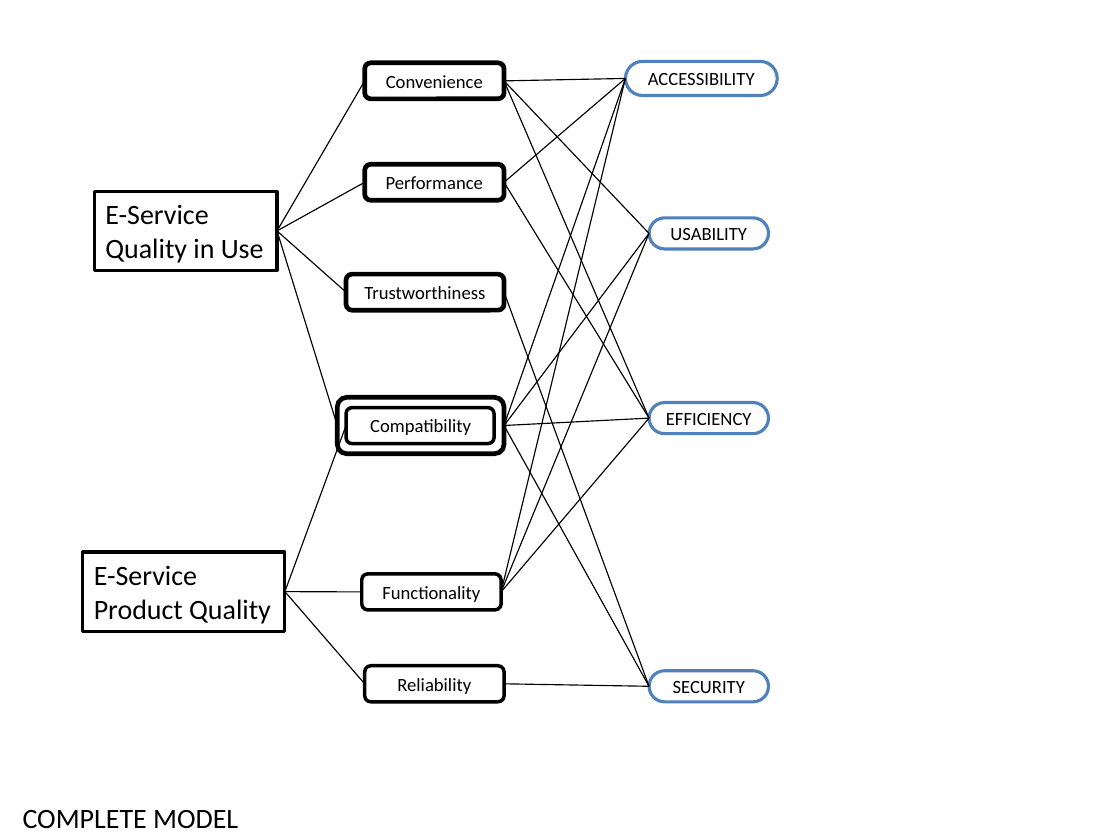
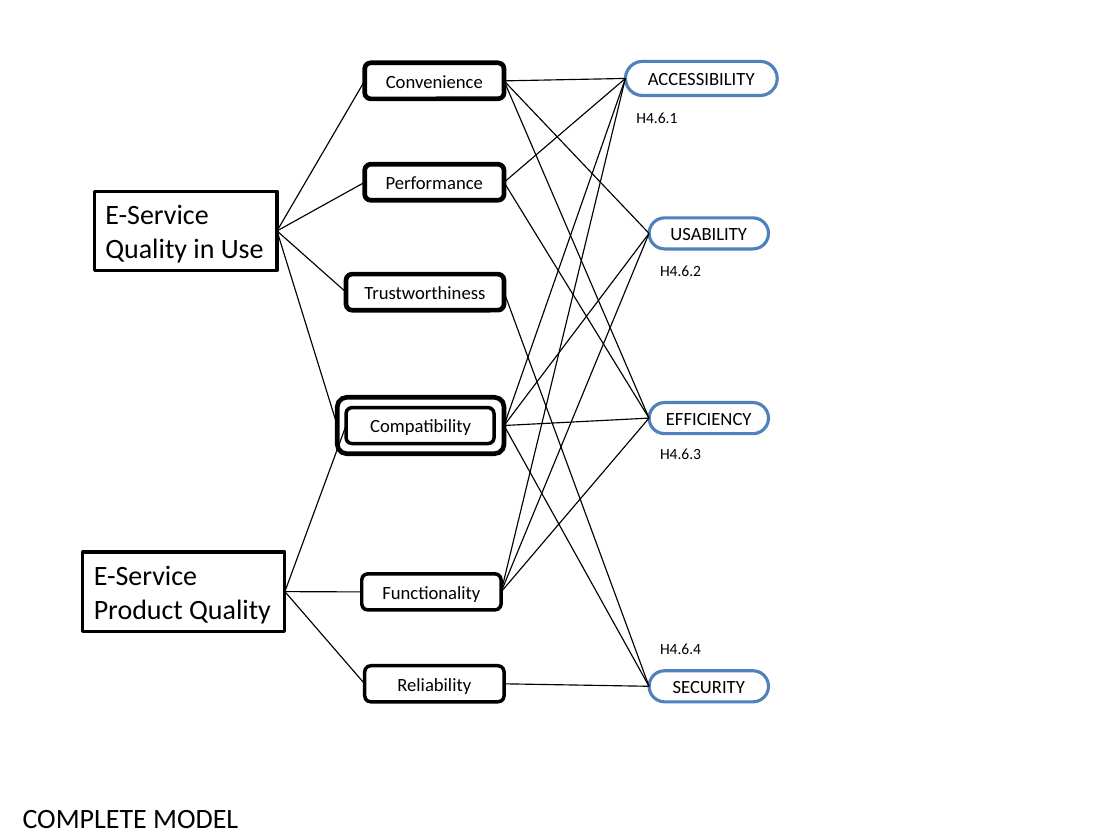
Before and after one commit to paxian/finalexam, a slide deck: slide 14 of model.pptx (slide 12 before the commit). Drawn at 1120x840 pixels with LibreOffice and Linux fonts; fonts in the diff are those of the drawing. Boxes give left, top, right and bottom in pixels: in the first picture for what was removed or moved away, otherwise in the second. Text is boxed around its words. In the diff, an @@ line names an element or a change of style, - is before the commit and + after.

```diff
--- a/model.pptx
+++ b/model.pptx
@@ text added at (636,112,677,123), 10 pt, text #000000 @@
+H4.6.1
@@ text added at (660,265,701,276), 10 pt, text #000000 @@
+H4.6.2
@@ text added at (660,448,701,459), 10 pt, text #000000 @@
+H4.6.3
@@ text added at (660,643,701,654), 10 pt, text #000000 @@
+H4.6.4
```
Also in this commit, not shown: 2 other slides changed, 2 slides added, 1 other file.
